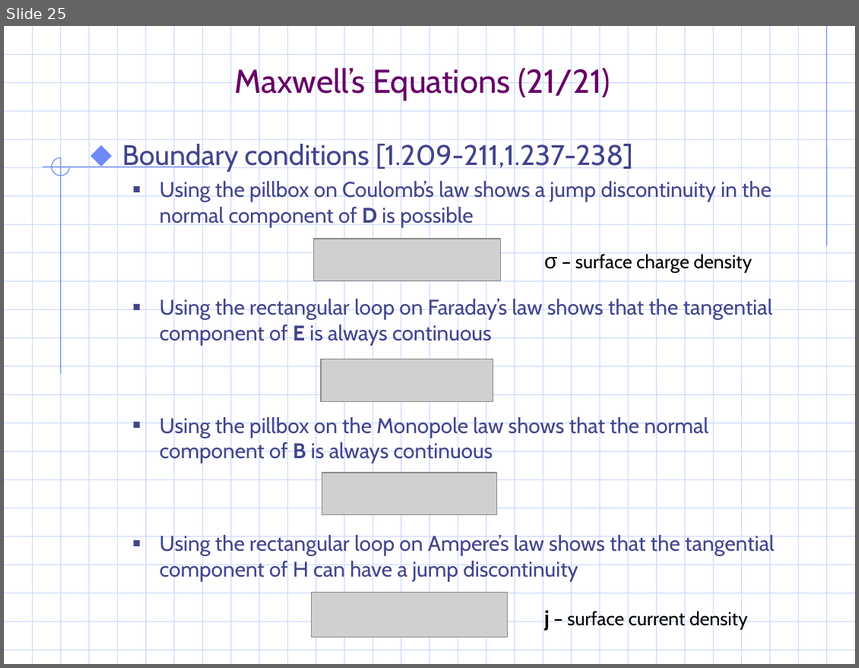
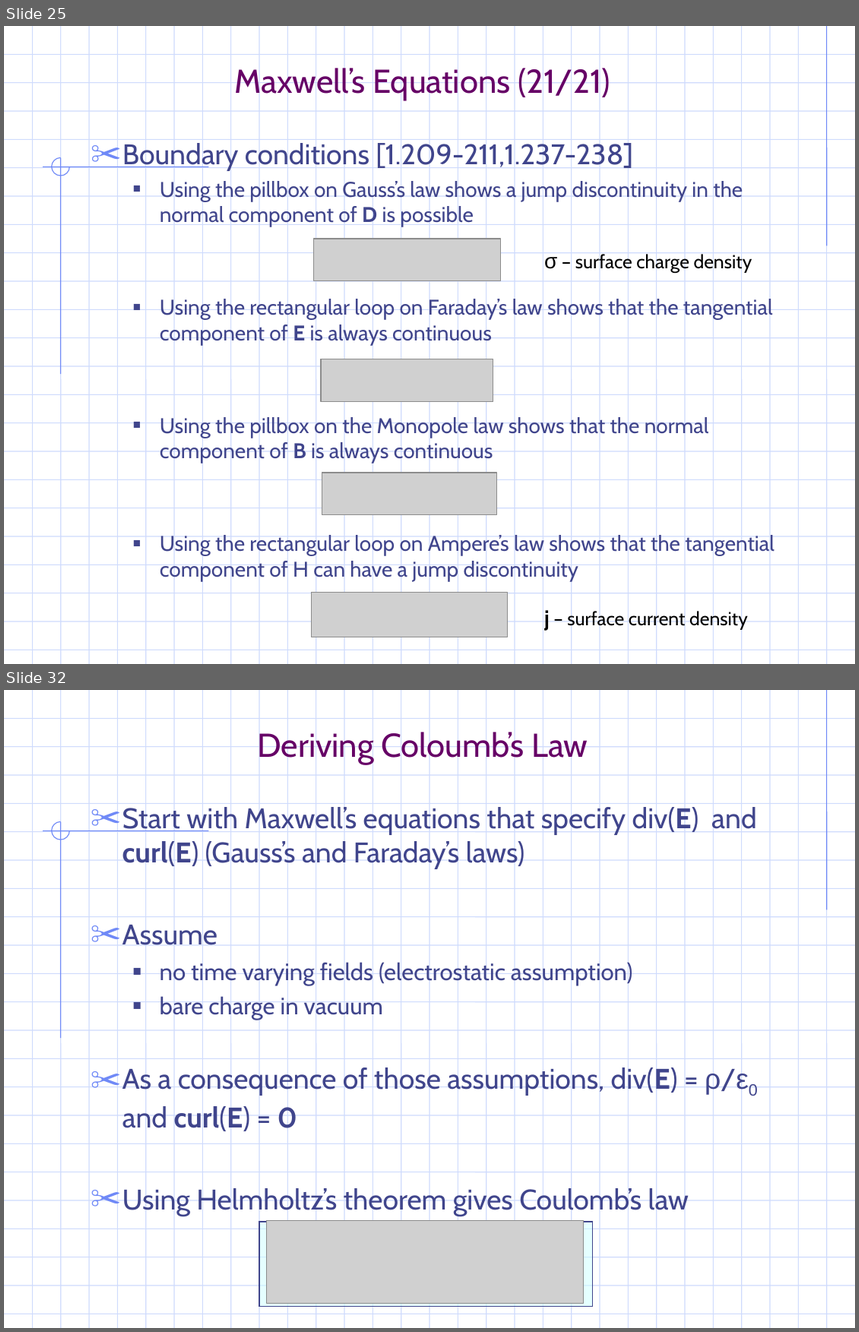
Before and after one commit to gravmath/Projects, a slide deck: PowerPoint/EM_notes.ppt. Shown one above the other, each under a label of ours: slide 25 before the commit, slides 25 and 32 after it; the slides between them are not shown. The pictures are 859x668 and 859x1332 pixels, drawn with LibreOffice and Linux fonts; fonts in the diff are those of the drawing; grey boxes stand for pictures; background and template pictures are left out. Boxes give left, top, right and bottom in pixels: in the first picture for what was removed or moved away, otherwise in the second. Text is boxed around its words. In the diff, an @@ line names an element or a change of style, - is before the commit and + after.

```diff
--- a/PowerPoint/EM_notes.ppt
+++ b/PowerPoint/EM_notes.ppt
@@ slide 32 added at <box>4,690,855,1328</box>, background #FFFFFF; not listed: 55 template elements that a slide beside it also shows @@
@@ title added at <box>257,729,588,764</box>, 28 pt, text #660066 @@
+Deriving Coloumb’s Law
@@ text added at <box>123,805,757,1217</box>, 24 pt, text #40458C @@
+✂ Start with Maxwell’s equations that specify div(E) and curl(E) (Gauss’s and Faraday’s laws)
+✂ Assume
+  ■ no time varying fields (electrostatic assumption)
+  ■ bare charge in vacuum
+✂ As a consequence of those assumptions, div(E) = ρ/ε0 and curl(E) = 0
+✂ Using Helmholtz’s theorem gives Coulomb’s law
@@ rectangle added at <box>259,1222,593,1307</box>, fill #CCFFFF at 50% opacity, outline #40458C 0.74 pt @@
@@ picture added at <box>266,1221,584,1304</box> @@
@@ slide 25 changed as well @@
@@ text at <box>123,141,633,171</box>: bullet ⬥ to ✂ @@
@@ text at <box>160,179,743,227</box>: text changed @@
-  ■ Using the pillbox on Coulomb’s law shows a jump discontinuity in the normal component of D is possible
+  ■ Using the pillbox on Gauss’s law shows a jump discontinuity in the normal component of D is possible
```
Also in this commit, not shown: 34 other slides changed, 7 other slides added, 6 other files.
